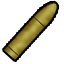
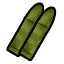
The second 64 x 64 image is a revision of the first. Changes to its layers:
removed layer "组 1 拷贝" over [4, 2, 58, 61]
added group "cs_b" with 12 layers above "cs_a" over [8, 4, 55, 60]
added group "canon_shell 拷贝" with 5 layers in group "cs_b" over [20, 8, 55, 60]
added layer "矩形 2 拷贝" (1st of 8, in "cs_b" › "canon_shell 拷贝") in group "canon_shell 拷贝" over [22, 49, 33, 56]
added layer "矩形 2" (1st of 8, in "cs_b" › "canon_shell 拷贝") in group "canon_shell 拷贝" over [37, 22, 49, 29]
added layer "矩形 1" (1st of 8, in "cs_b" › "canon_shell 拷贝") in group "canon_shell 拷贝" over [20, 20, 50, 60]
added layer "椭圆 1" (1st of 8, in "cs_b" › "canon_shell 拷贝") in group "canon_shell 拷贝" over [33, 8, 55, 40]
added group "canon_shell" (1st of 3, in "cs_b") with 5 layers in group "cs_b" over [8, 4, 43, 56]
added layer "矩形 2 拷贝" (2nd of 8, in "cs_b" › "canon_shell") in group "canon_shell" over [10, 45, 21, 52]
added layer "矩形 2" (2nd of 8, in "cs_b" › "canon_shell") in group "canon_shell" over [25, 18, 37, 25]
added layer "矩形 1" (2nd of 8, in "cs_b" › "canon_shell") in group "canon_shell" over [8, 16, 38, 56]
added layer "椭圆 1" (2nd of 8, in "cs_b" › "canon_shell") in group "canon_shell" over [21, 4, 43, 36]
added group "cs_a" with 6 layers above "hs_b" over [14, 6, 49, 58]
